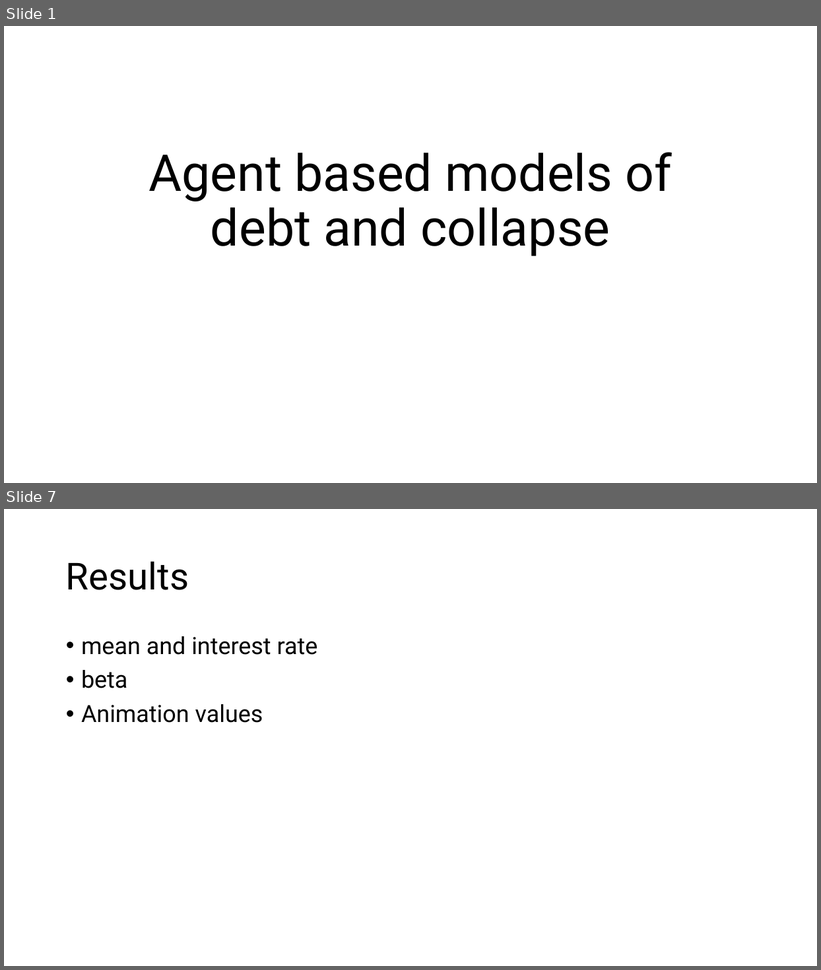
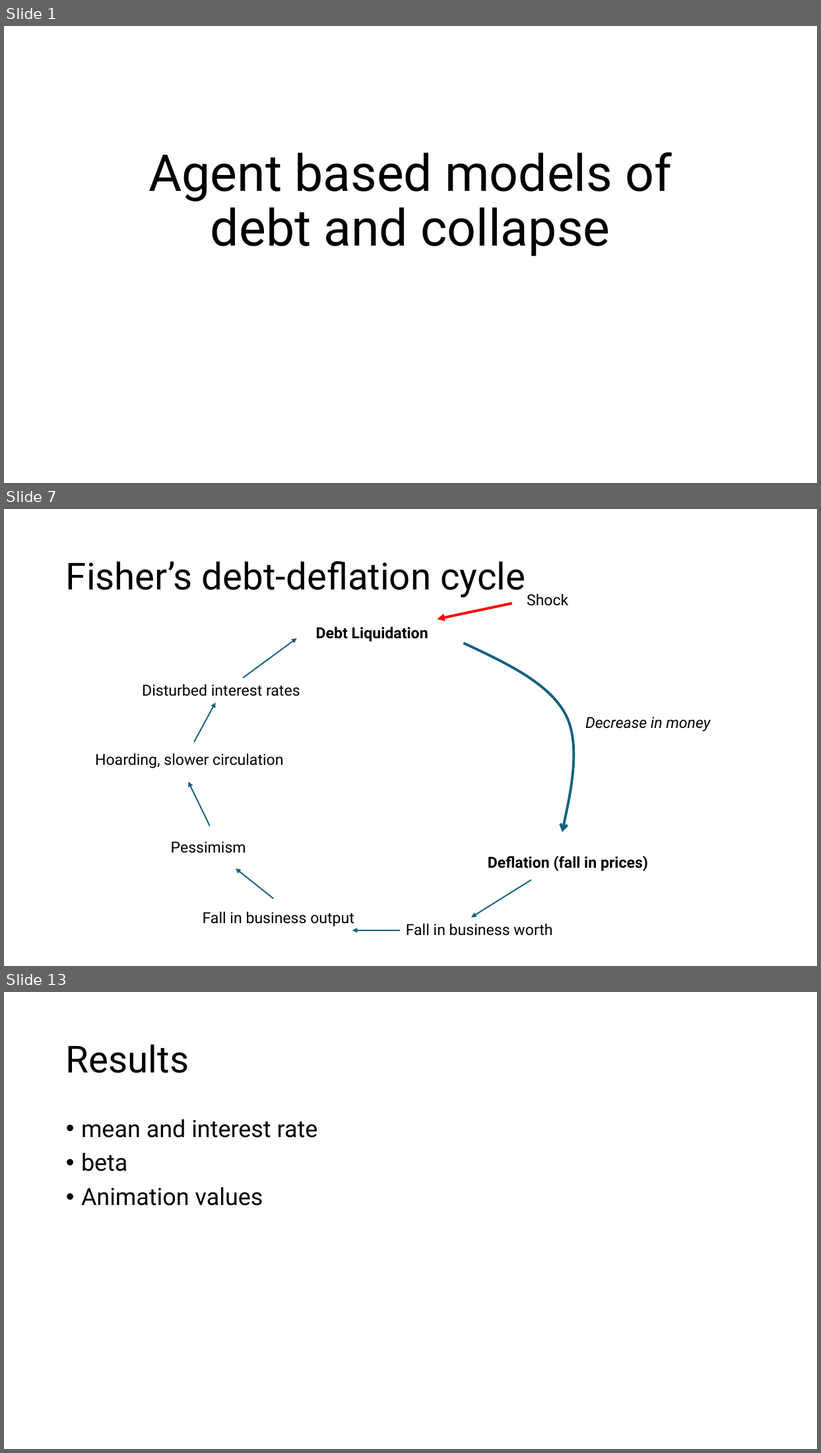
Before and after one commit to 2BeAsh/masters_project, a slide deck: Agent based models of debt and collapse.pptx. Shown one above the other, each under a label of ours: slides 1 and 7 before the commit, slides 1, 7 and 13 after it; the slides between them are not shown. The pictures are 821x970 and 821x1453 pixels, drawn with LibreOffice and Linux fonts; fonts in the diff are those of the drawing. Boxes give left, top, right and bottom in pixels: in the first picture for what was removed or moved away, otherwise in the second. Text is boxed around its words. In the diff, an @@ line names an element or a change of style, - is before the commit and + after.

```diff
--- a/Agent based models of debt and collapse.pptx
+++ b/Agent based models of debt and collapse.pptx
@@ slide 7 added at (4,509,817,966), background #FFFFFF @@
@@ title added at (66,561,525,597), 44 pt, text #000000 @@
+Fisher’s debt-deflation cycle
@@ arrow added from (512, 603) to (437, 619), #FF0000 3 pt @@
@@ text added at (527,593,568,606), 18 pt, text #000000 @@
+Shock
@@ text added at (316,626,428,642), 18 pt, text #000000, bold @@
+Debt Liquidation
@@ arrow added from (243, 678) to (297, 638), #156082 1.5 pt @@
@@ freeform shape added at (464,643,574,832), outline #156082 3 pt @@
@@ text added at (142,684,300,696), 18 pt, text #000000 @@
+Disturbed interest rates
@@ arrow added from (194, 742) to (216, 703), #156082 1.5 pt @@
@@ text added at (585,717,710,731), 18 pt, text #000000, italic @@
+Decrease in money
@@ text added at (95,753,283,768), 18 pt, text #000000 @@
+Hoarding, slower circulation
@@ arrow added from (210, 826) to (188, 782), #156082 1.5 pt @@
@@ text added at (171,842,246,854), 18 pt, text #000000 @@
+Pessimism
@@ text added at (488,856,648,871), 18 pt, text #000000, bold @@
+Deflation (fall in prices)
@@ arrow added from (274, 899) to (236, 869), #156082 1.5 pt @@
@@ arrow added from (531, 881) to (471, 918), #156082 1.5 pt @@
@@ text added at (203,912,354,927), 18 pt, text #000000 @@
+Fall in business output
@@ text added at (406,923,552,936), 18 pt, text #000000 @@
+Fall in business worth
@@ arrow added from (400, 931) to (352, 931), #156082 1.5 pt @@
@@ what was slide 7 is now slide 13 @@
```
Also in this commit, not shown: 3 slides changed, 9 other slides added, 3 slides removed.
